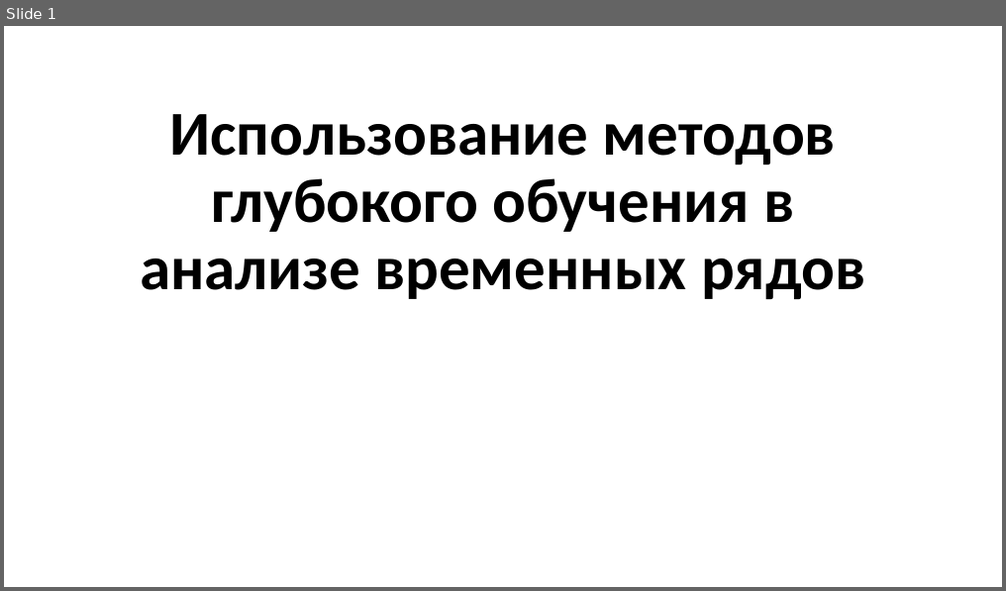
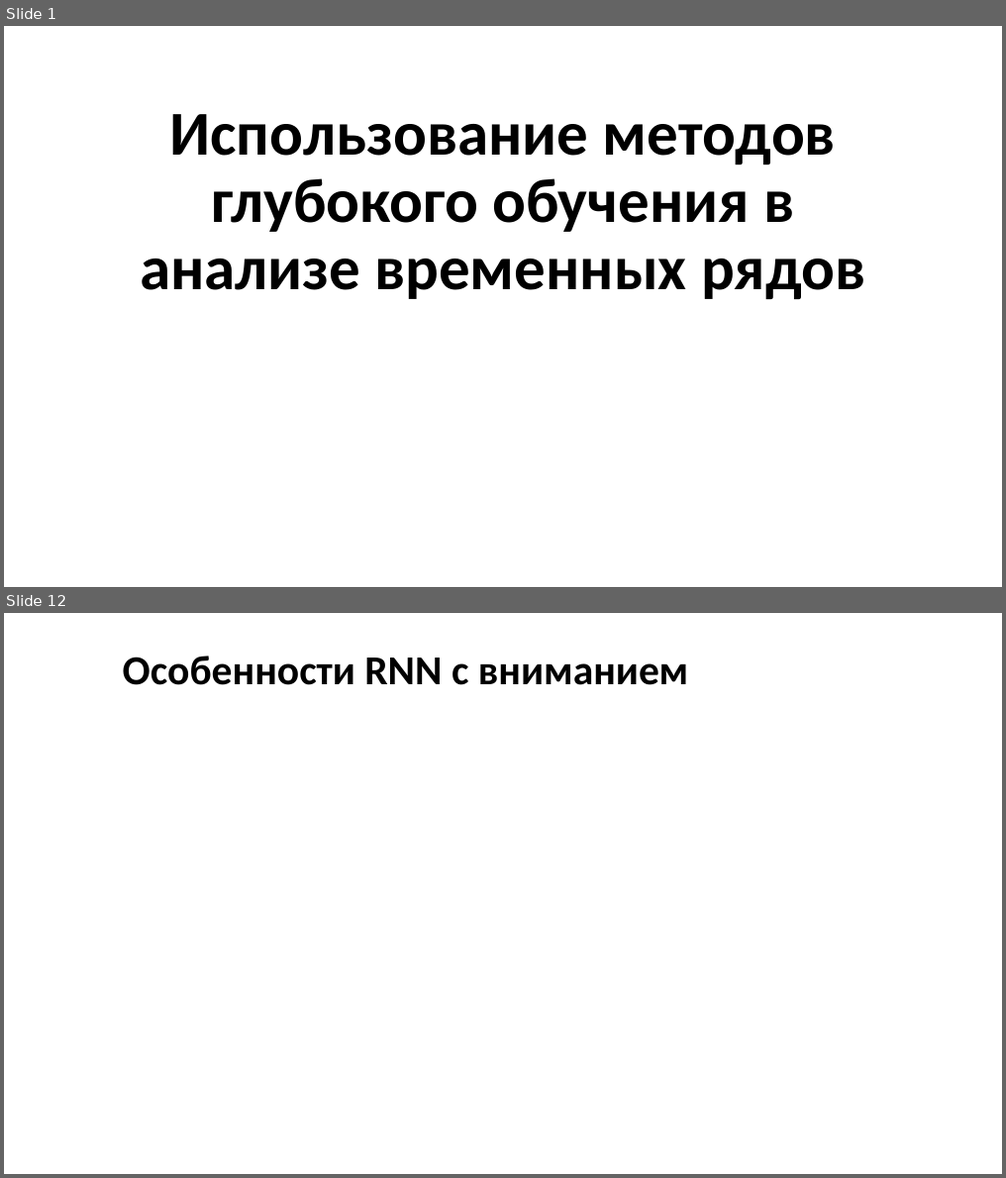
Before and after one commit to MVRonkin/TimeSeriesCourse, a slide deck: 2025/LEC/07-3 Transformers.pptx. Shown one above the other, each under a label of ours: slide 1 before the commit, slides 1 and 12 after it; the slides between them are not shown. The pictures are 1006x591 and 1006x1178 pixels, drawn with LibreOffice and Linux fonts; fonts in the diff are those of the drawing; grey boxes stand for pictures. Boxes give left, top, right and bottom in pixels: in the first picture for what was removed or moved away, otherwise in the second. Text is boxed around its words. In the diff, an @@ line names an element or a change of style, - is before the commit and + after.

```diff
--- a/2025/LEC/07-3 Transformers.pptx
+++ b/2025/LEC/07-3 Transformers.pptx
@@ slide 12 added at [4,613,1002,1174], background #FFFFFF @@
@@ title added at [123,656,689,685], 39.6 pt, text #000000, bold @@
+Особенности RNN c вниманием
```
Also in this commit, not shown: 2 slides changed, 11 other slides added, 37 slides removed.
